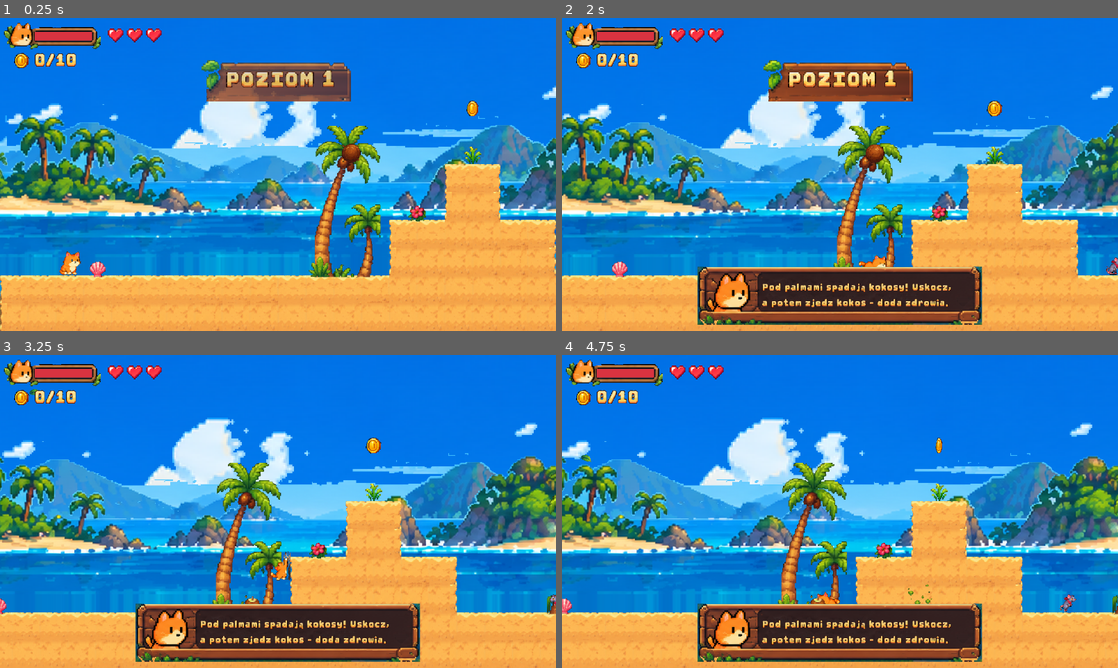
Above: before the commit, frames 1-4 (two rows, left to right).
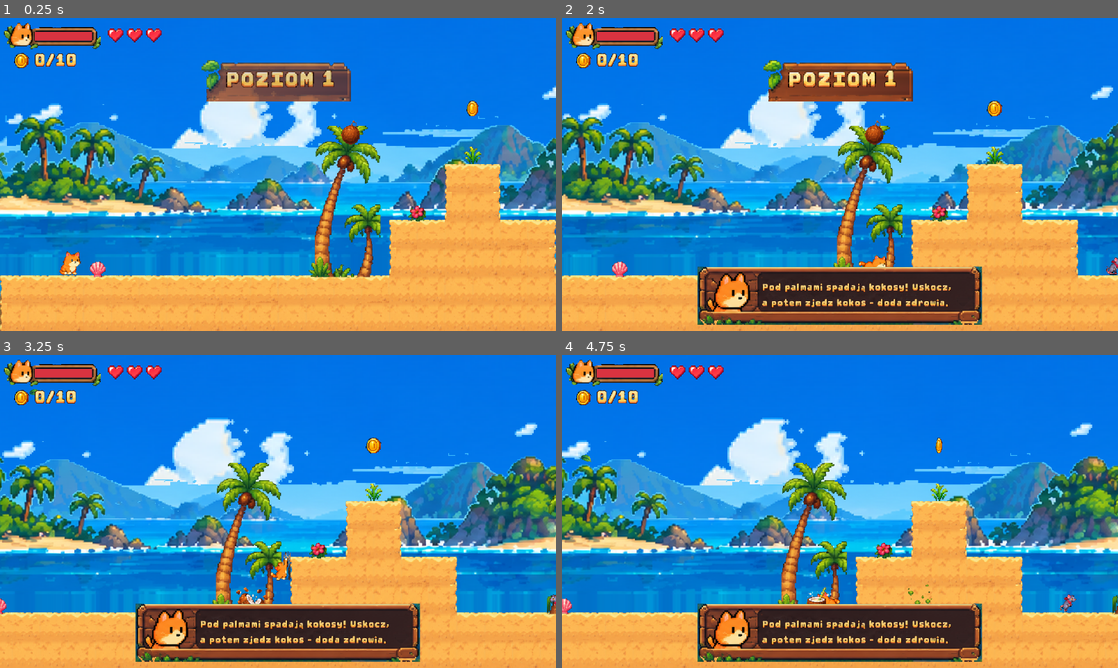
Above: after the commit, the same moments.

Repository: leksa-dev/cat-platformer
Game: Godot game, scene res://scenes/level/level_02.tscn
Same seed, same stepped clock (60 frames per second), same inputs: the game is played once before the commit and once after it. This scene is started directly instead of the project's main scene.
Inputs:
- Up to frame 1 (0.25 s): no input
- Up to frame 2 (2 s): tap Enter (ui_accept) at 0.5 s; hold J (attack) 0.53-1.28 s; hold D (right) from 0.53 s (still down); tap Space (jump) at 0.77, 1.52 s; tap Shift (dash) at 1.35 s
- Up to frame 3 (3.25 s): release D (right) at 2.03 s; hold A (left) 2.03-2.78 s; tap K (fart) at 2.1 s; hold D (right) from 2.78 s (still down); tap X at 2.85 s; tap Space (jump) at 3.02 s
- Up to frame 4 (4.75 s): tap C at 3.6 s; tap Space (jump) at 3.77, 4.52 s; release D (right) at 4.28 s; hold A (left) from 4.28 s (still down); tap P at 4.35 s

The runs differ from the first frame. In frame 1, 0.3% of the frame differs, in the area x 61-65%, y 32-47%; in frame 2, 0.3%; in frame 3, 0.2%; in frame 4, 0.1%.

Commit message:
Coconut from new_coconut.png: falls with speed lines, hits the sand, cracks open into a drink
Co-Authored-By: Claude Opus 5.5 <noreply@anthropic.com>
Claude-Session: https://claude.ai/code/session_011nTXPMpz8sabEPGxZfve52

Diff:
--- a/scenes/hazards/coconut.gd
+++ b/scenes/hazards/coconut.gd
@@ -3,6 +3,12 @@
 # and is gone; dodged, it breaks on the ground and the half stays there as a snack that heals a bit.
 
 enum { HANG, SHAKE, FALL, BREAK, ITEM }
+
+# coconut.png (from assets/new_coconut.png): 0 hanging, 1-2 falling, 3-6 impact, 7-14 cracking open, 14 = drink with a straw
+const IMPACT := 3
+const CRACK := 7
+const ITEM_FRAME := 14
+const BREAK_FPS := 20.0
 
 @export var damage := 1
 @export var heal := 1
@@ -28,13 +34,13 @@
 				_t = 0.0
 				Game.sfx("coconut_shake", 0.1, -4.0)
 		SHAKE:
-			sprite.frame = 1
+			sprite.frame = 0
 			sprite.position.x = sin(_t * 60.0)  # wobble
 			if _t > 0.5:
 				sprite.position.x = 0
 				_state = FALL
 		FALL:
-			sprite.frame = 2
+			sprite.frame = 1 + int(_t * 10) % 2
 			_vy += gravity * delta
 			position.y += _vy * delta
 			if _touching_cat(cat):
@@ -48,13 +54,17 @@
 				_state = BREAK
 				_t = 0.0
 		BREAK:
-			sprite.frame = 3
-			if _t > 0.3:
-				if _hit_cat:
-					queue_free()  # smashed on the cat's head: no snack
-				_state = ITEM
+			var f := int(_t * BREAK_FPS)
+			if _hit_cat:  # smashed on the cat's head: it bursts and is gone, no snack
+				sprite.frame = CRACK + 2 + f
+				if f >= 3:
+					queue_free()
+			else:  # hits the sand, then cracks open into a drink
+				sprite.frame = mini(IMPACT + f, ITEM_FRAME)
+				if IMPACT + f >= ITEM_FRAME:
+					_state = ITEM
 		ITEM:
-			sprite.frame = 4
+			sprite.frame = ITEM_FRAME
 			if _touching_cat(cat) and cat.hp < cat.max_hp:
 				cat.heal(heal)
 				queue_free()
--- a/scenes/hazards/coconut.tscn
+++ b/scenes/hazards/coconut.tscn
@@ -9,6 +9,6 @@
 
 [node name="Sprite" type="Sprite2D" parent="."]
 scale = Vector2(0.333333, 0.333333)
-position = Vector2(0, -8)
+position = Vector2(0, -13)
 texture = ExtResource("2_t")
-hframes = 5
+hframes = 15
--- a/scenes/objects/snack.tscn
+++ b/scenes/objects/snack.tscn
@@ -13,10 +13,10 @@
 
 [node name="Sprite" type="Sprite2D" parent="."]
 scale = Vector2(0.333333, 0.333333)
-position = Vector2(0, -8)
+position = Vector2(0, -13)
 texture = ExtResource("2_t")
-hframes = 5
-frame = 4
+hframes = 15
+frame = 14
 
 [node name="CollisionShape2D" type="CollisionShape2D" parent="."]
 position = Vector2(0, -5)
Binary file changed: assets/game/beach/coconut.png
Binary file added: assets/new_coconut.png
Not shown, added: assets/new_coconut.png.import
